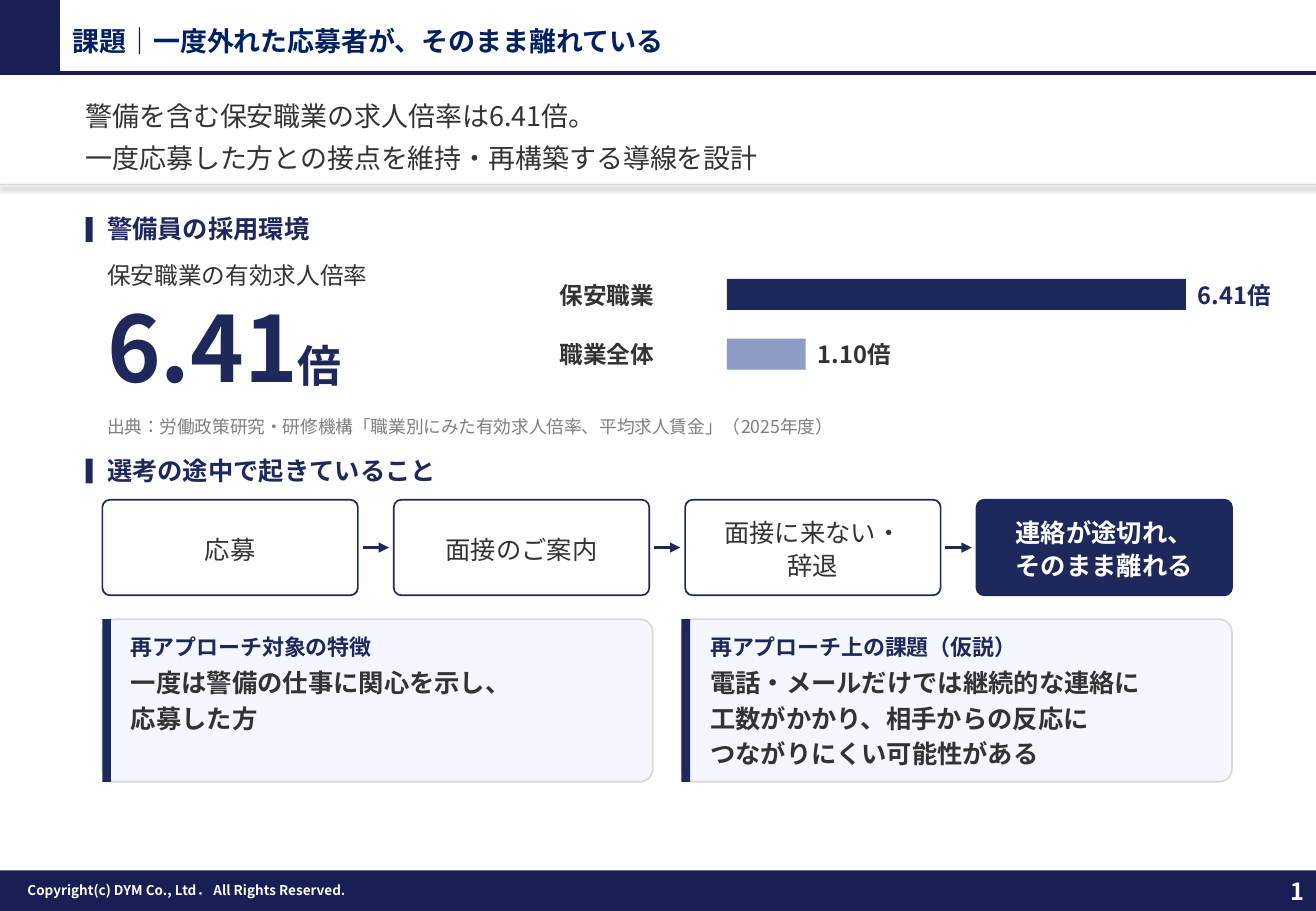
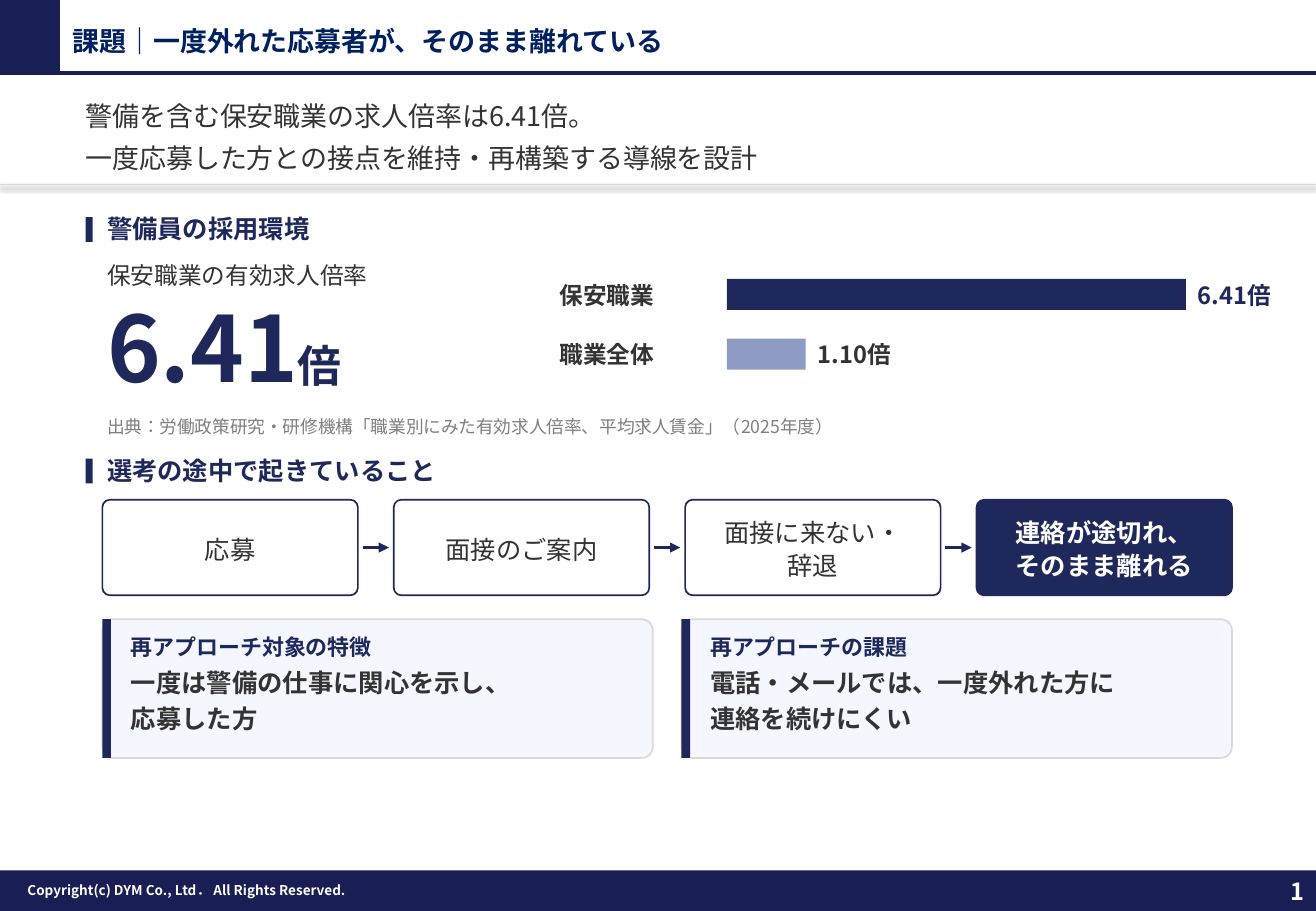
Before and after one commit to tonomura-r-dev/folder, a slide deck: slide 1 of 20261013_セキュリティー京葉御中_LINE採用追客のご提案.pptx. Drawn at 1316x911 pixels with LibreOffice and Linux fonts; fonts in the diff are those of the drawing; background and template pictures are left out. Boxes give left, top, right and bottom in pixels: in the first picture for what was removed or moved away, otherwise in the second. Text is boxed around its words. In the diff, an @@ line names an element or a change of style, - is before the commit and + after.

```diff
--- a/20261013_セキュリティー京葉御中_LINE採用追客のご提案.pptx
+++ b/20261013_セキュリティー京葉御中_LINE採用追客のご提案.pptx
@@ rounded rectangle: place and size @@
-rounded rectangle at (102, 620, 653, 783)
+rounded rectangle at (102, 620, 653, 758)
@@ rectangle: place and size @@
-rectangle at (102, 620, 111, 783)
+rectangle at (102, 620, 111, 758)
@@ rounded rectangle: place and size @@
-rounded rectangle at (682, 620, 1232, 783)
+rounded rectangle at (682, 620, 1232, 758)
@@ rectangle: place and size @@
-rectangle at (682, 620, 690, 783)
+rectangle at (682, 620, 690, 758)
@@ text at (710, 636, 907, 657): text changed @@
-再アプローチ上の課題（仮説）
+再アプローチの課題
@@ text at (710, 670, 1115, 731): text changed @@
-電話・メールだけでは継続的な連絡に
-工数がかかり、相手からの反応に
-つながりにくい可能性がある
+電話・メールでは、一度外れた方に
+連絡を続けにくい
```
Also in this commit, not shown: 1 other slide changed, 3 other files.
